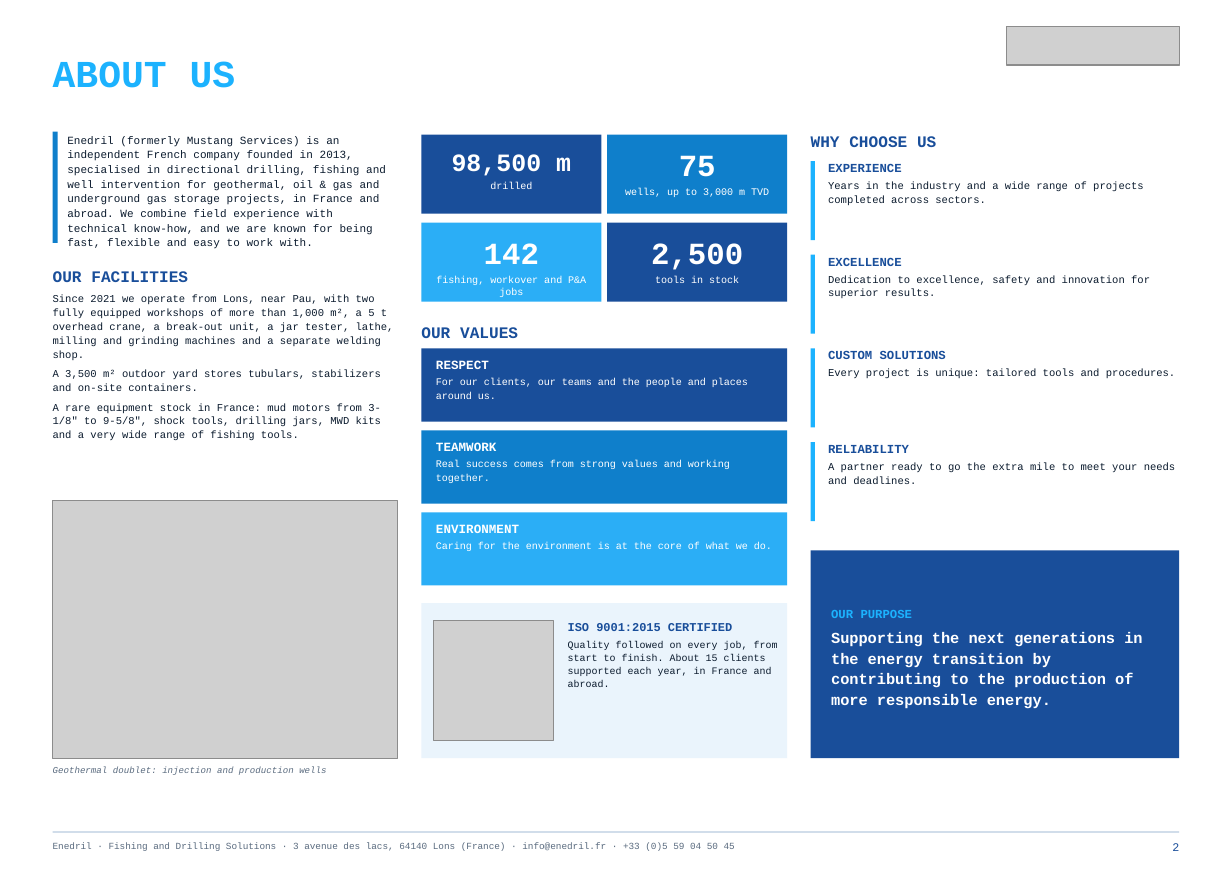
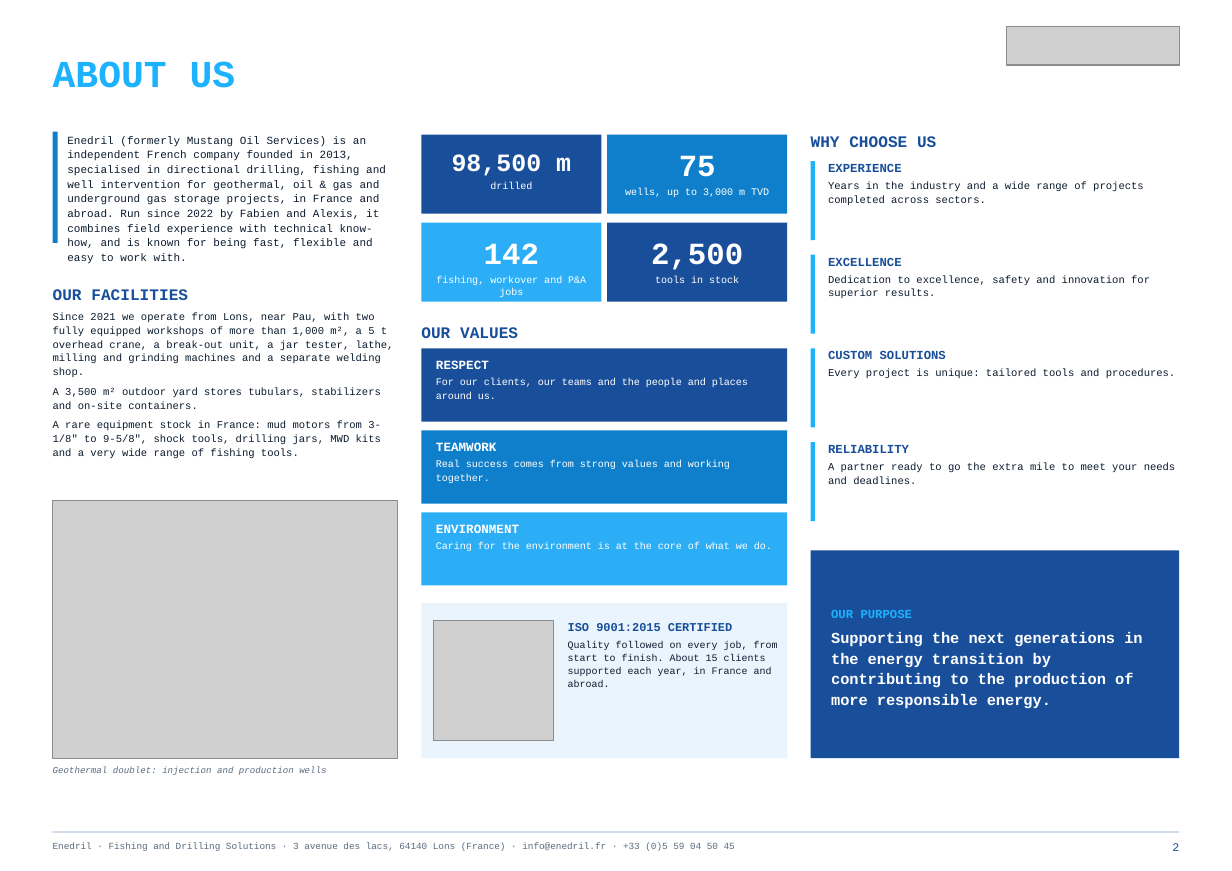
Before and after one commit to paulhdk360/Paul, a slide deck: slide 2 of Plaquette_Enedril_6p_paysage.pptx. Drawn at 1232x871 pixels with LibreOffice and Linux fonts; fonts in the diff are those of the drawing; grey boxes stand for pictures. Boxes give left, top, right and bottom in pixels: in the first picture for what was removed or moved away, otherwise in the second. Text is boxed around its words. In the diff, an @@ line names an element or a change of style, - is before the commit and + after.

```diff
--- a/Plaquette_Enedril_6p_paysage.pptx
+++ b/Plaquette_Enedril_6p_paysage.pptx
@@ text at bbox=[67, 136, 386, 264]: text changed @@
-Enedril (formerly Mustang Services) is an independent French company founded in 2013, specialised in directional drilling, fishing and well intervention for geothermal, oil & gas and underground gas storage projects, in France and abroad. We combine field experience with technical know-how, and we are known for being fast, flexible and easy to work with.
+Enedril (formerly Mustang Oil Services) is an independent French company founded in 2013, specialised in directional drilling, fishing and well intervention for geothermal, oil & gas and underground gas storage projects, in France and abroad. Run since 2022 by Fabien and Alexis, it combines field experience with technical know-how, and is known for being fast, flexible and easy to work with.
@@ text "OUR FACILITIES": place and size @@
-text "OUR FACILITIES" at bbox=[53, 271, 188, 282]
+text "OUR FACILITIES" at bbox=[53, 289, 188, 300]
@@ text "Since 2021 we operate from ...": place and size @@
-text "Since 2021 we operate from ..." at bbox=[53, 295, 394, 440]
+text "Since 2021 we operate from ..." at bbox=[53, 313, 394, 458]
```
Also in this commit, not shown: 3 other slides changed, 1 slide added, 1 other file.
